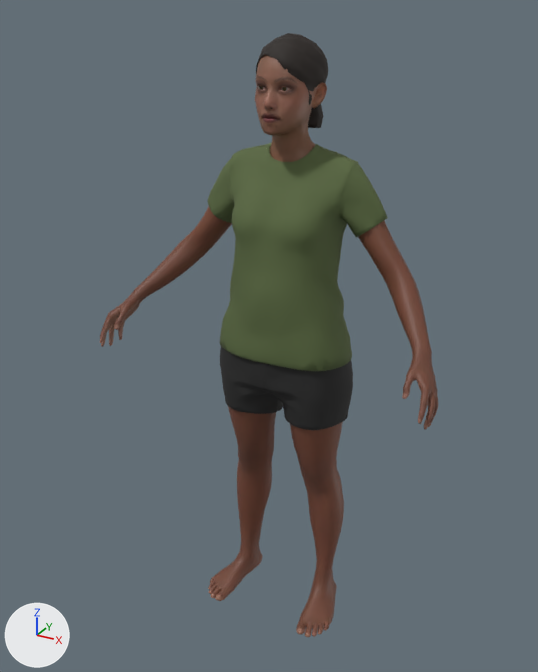
What one commit did to the glTF model homes/people/sunita.glb.
The view is the same before and after, from a 50 mm lens placed at (0.929, -1.815, 1.818), pointed at (-0.04, -0.052, 0.936). Lighting does not change. The marker at lower left points along +X, +Y and +Z. The first picture is the older version. Where no turn or scale is listed for an object, it has been applied to the vertices. Vertices at exactly the same position are counted once.

In view in the first picture: 'Body', 'Face', 'Hair', 'Outfit0'.
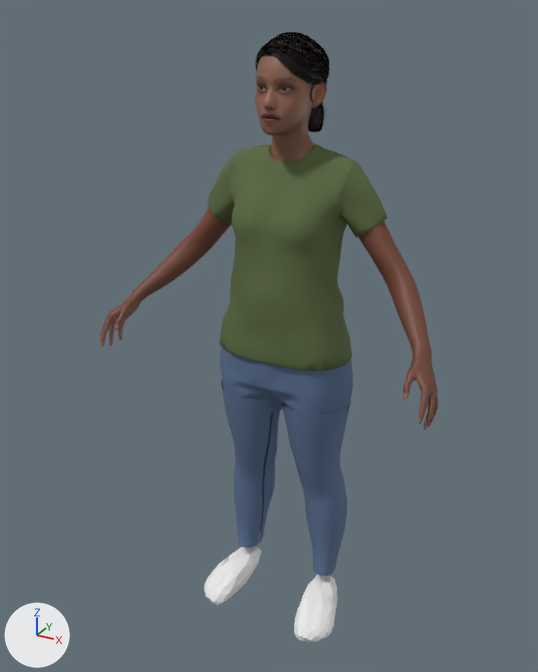
Diff of the bpy script that builds the scene:
```diff
--- a/homes/people/sunita.glb.py
+++ b/homes/people/sunita.glb.py
@@ img_hair_s_lowponytail_card @@
+img_hair_s_lowponytail_card = load_image('_Hair_S_LowPonytail_card', '_unpacked/_Hair_S_LowPonytail_card', 1024, 1024, 'sRGB')
@@ mat_shorts @@
 mat_shorts = principled_material('Shorts')
-mat_shorts.base_color = (0.02, 0.02, 0.02)  # black #272727
+mat_shorts.base_color = (0.1, 0.16, 0.28)  # blue #596f90
 mat_shorts.roughness = 0.8
@@ mat_haircard_hair_s_lowponytail @@
+mat_haircard_hair_s_lowponytail = principled_material('HairCard_Hair_S_LowPonytail')
+mat_haircard_hair_s_lowponytail.texture = img_hair_s_lowponytail_card  # with its transparency
+mat_haircard_hair_s_lowponytail.roughness = 0.55
@@ mat_shoes @@
+mat_shoes = principled_material('Shoes')
+mat_shoes.base_color = (0.85, 0.85, 0.84)  # white #ededec
+mat_shoes.roughness = 0.6
@@ mat_pants @@
+mat_pants = principled_material('Pants')
+mat_pants.base_color = (0.1, 0.16, 0.28)  # blue #596f90
+mat_pants.roughness = 0.9
@@ me_skm_sunita_bodymesh @@
 # used by ob_body; location = (0.0, 0.0, 0.0)
-me_skm_sunita_bodymesh.from_pydata(...)  # 2760 vertices, 5468 faces; spans x -0.517..0.517, y -0.276..0.074, z 0.0..1.326
+me_skm_sunita_bodymesh.from_pydata(...)  # 1444 vertices, 2864 faces; spans x -0.517..0.517, y -0.276..0.066, z 0.871..1.326
+# me_skm_sunita_bodymesh part 1: the loose piece of 658 vertices spanning x -0.224..-0.018, y -0.209..0.074, z 0.0..0.762 is deleted
+# me_skm_sunita_bodymesh part 2: the loose piece of 658 vertices spanning x 0.018..0.224, y -0.209..0.074, z 0.0..0.762 is deleted
 me_skm_sunita_bodymesh.materials.append(mat_skin_body)
@@ me_hair_s_lowponytail_helmet_lod5 @@
 # used by ob_hair; location = (0.0, 0.0, 0.0)
-me_hair_s_lowponytail_helmet_lod5.from_pydata(...)  # 353 vertices, 663 faces; spans x -0.092..0.092, y -0.109..0.14, z 1.513..1.762
-me_hair_s_lowponytail_helmet_lod5.materials.append(mat_hair)  # black #241d18
+me_hair_s_lowponytail_helmet_lod5.from_pydata(...)  # 13618 vertices, 10758 faces; spans x -0.104..0.101, y -0.115..0.154, z 1.496..1.768
+# me_hair_s_lowponytail_helmet_lod5 part 3: 2 vertices moved within x -0.089..-0.075, y 0.004..0.026, z 1.641..1.702; 348 vertices removed from x -0.092..0.092, y -0.109..0.14, z 1.513..1.762; 13613 vertices added at x -0.104..0.101, y -0.115..0.154, z 1.496..1.768
+me_hair_s_lowponytail_helmet_lod5.materials.append(mat_haircard_hair_s_lowponytail)  # picture img_hair_s_lowponytail_card
@@ me_skm_sunita_bodymesh_002 @@
+me_skm_sunita_bodymesh_002.from_pydata(...)  # 205 vertices, 402 faces; spans x -0.237..0.238, y -0.219..0.045, z -0.019..0.088
+me_skm_sunita_bodymesh_002.materials.append(mat_shoes)  # white #ededec
@@ me_skm_sunita_bodymesh_001 @@
+me_skm_sunita_bodymesh_001.from_pydata(...)  # 468 vertices, 816 faces; spans x -0.212..0.212, y -0.137..0.085, z 0.117..0.761
+me_skm_sunita_bodymesh_001.materials.append(mat_pants)  # blue #596f90
@@ ob_shoes @@
+ob_shoes = bpy.data.objects.new('Shoes', me_skm_sunita_bodymesh_002)
+ob_shoes.location = (0.0, 0.0, 0.0)
@@ ob_pants @@
+ob_pants = bpy.data.objects.new('Pants', me_skm_sunita_bodymesh_001)
+ob_pants.location = (0.0, 0.0, 0.0)
```

Location of each change, [x1, y1, x2, y2] in pixels of the pictures (538 x 672 px):
'Outfit0', recoloured (black to blue): [220, 344, 353, 430] in both
'Pants', added (blue): after [221, 381, 351, 576]
'Shoes', added: after [204, 546, 337, 642]
'Hair', reshaped: before [256, 33, 328, 128]; after [255, 32, 330, 131]
part 1 of me_skm_sunita_bodymesh, deleted (brown): before [208, 406, 276, 601]
part 2 of me_skm_sunita_bodymesh, deleted (brown): before [290, 422, 344, 637]
